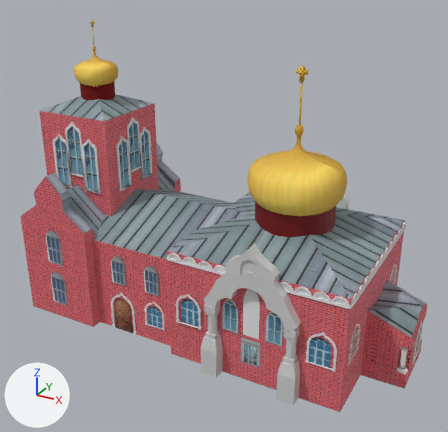
The OBJ model models/prayer/prayer.obj, before and after one commit.
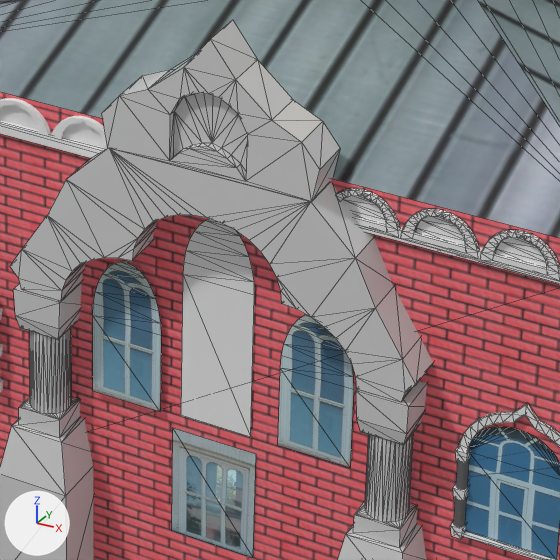
The first picture shows the older version from a 50 mm camera at (8.94, -13.58, 10.38) aimed at (1.14, 0.59, 3.3). The close-ups show both versions on the part from 45% to 74% of the width and 55% to 85% of the height of that picture; other places that the commit changed are outside them. Every picture has the same lights, and +X, +Y and +Z are marked at lower left. The close-ups show mesh edges as thin lines. Where no turn or scale is listed for an object, it has been applied to the vertices.
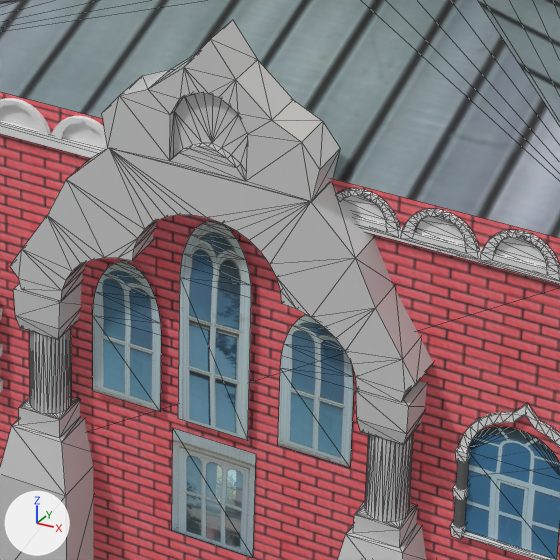
The change, as a diff of the scene's bpy script:
```diff
--- a/models/prayer/prayer.obj.py
+++ b/models/prayer/prayer.obj.py
@@ mat_none_okna_three_jpg_007 @@
+mat_none_okna_three_jpg_007 = principled_material('None_okna.three.jpg.007')
+mat_none_okna_three_jpg_007.texture = img_okna_three_jpg
+mat_none_okna_three_jpg_007.roughness = 1.0
@@ me_circle_083_circle_041 @@
+me_circle_083_circle_041.from_pydata(...)  # 19 vertices, 17 faces; spans x 2.905..3.365, y -1.65, z 1.189..2.598
+me_circle_083_circle_041.materials.append(mat_none_okna_three_jpg_007)  # picture img_okna_three_jpg
@@ ob_circle_074_circle_077 @@
-ob_circle_074_circle_077 = bpy.data.objects.new('Circle.074_Circle.077', me_circle_074_circle_077)
-ob_circle_074_circle_077.location = (0.0, 0.0, 0.0)
@@ ob_circle_083_circle_041 @@
+ob_circle_083_circle_041 = bpy.data.objects.new('Circle.083_Circle.041', me_circle_083_circle_041)
+ob_circle_083_circle_041.location = (0.0, 0.0, 0.0)
```

Where the change shows, as pixel boxes (x1, y1, x2, y2) in the close-ups (560 x 560 px):
'Circle.083_Circle.041', added
    after: (178, 221, 251, 441)
'Circle.074_Circle.077', deleted
    before: (181, 219, 254, 437)
